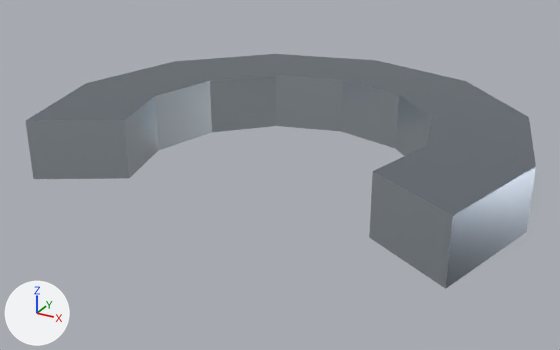
A saved change to the glTF model public/models/horseshoe.glb.
Both versions are drawn from a 50 mm camera at (0.134, -0.266, 0.11) aimed at (-0.006, -0.012, -0.017). The axes (+X, +Y, +Z) are drawn at lower left. The lights are the same throughout. The older version comes first. Vertices at exactly the same position are counted once.

Names of what the first picture shows: 'Horseshoe'.
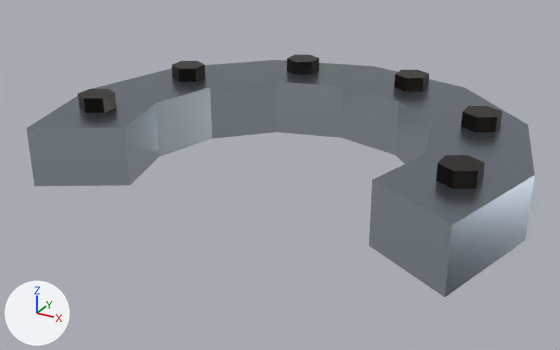
Diff of the bpy script that builds the scene:
```diff
--- a/public/models/horseshoe.glb.py
+++ b/public/models/horseshoe.glb.py
@@ me_horseshoe @@
 # used by ob_horseshoe; location = (0.0, 0.0, 0.0)
-me_horseshoe.from_pydata(...)  # 108 vertices, 188 faces; spans x -0.095..0.095, y -0.071..0.071, z -0.012..0.012
+me_horseshoe.from_pydata(...)  # 108 vertices, 188 faces; spans x -1.0..1.0, y -0.75..0.75, z -0.158..0.158
+# me_horseshoe part 1: the loose piece of 36 vertices spanning x -0.095..0.095, y -0.071..0.071, z -0.012..0.012 is multiplied about its middle by the matrix ((10.527, 0.0, 0.0), (0.0, 10.526, 0.0), (0.0, 0.0, 10.524)), then moved by (0.0, 0.0, -0.032)
+# me_horseshoe part 2: a new loose piece, a 6-sided cylinder along z spanning x 0.719..0.856, y -0.496..-0.338, z -0.053..0.158, in mat_ftn_metal
+# me_horseshoe part 3: a new loose piece, a 6-sided cylinder along z spanning x 0.637..0.774, y 0.059..0.217, z -0.053..0.158, in mat_ftn_metal
+# me_horseshoe part 4: a new loose piece, a 6-sided cylinder along z spanning x 0.212..0.349, y 0.426..0.584, z -0.053..0.158, in mat_ftn_metal
+# me_horseshoe part 5: a new loose piece, a 6-sided cylinder along z spanning x -0.349..-0.212, y 0.426..0.584, z -0.053..0.158, in mat_ftn_metal
+# me_horseshoe part 6: a new loose piece, a 6-sided cylinder along z spanning x -0.774..-0.637, y 0.059..0.217, z -0.053..0.158, in mat_ftn_metal
+# me_horseshoe part 7: a new loose piece, a 6-sided cylinder along z spanning x -0.856..-0.719, y -0.496..-0.338, z -0.053..0.158, in mat_ftn_metal
+# other edits to the shape of me_horseshoe do not show in these pictures
 me_horseshoe.materials.append(mat_ftn_metal)
@@ ob_horseshoe @@
 ob_horseshoe.location = (0.0, 0.0, 0.0)
+ob_horseshoe.scale = (0.095, 0.095, 0.095)
```

Pixel boxes (x1, y1, x2, y2) of what changed, in the pictures (560 x 350 px; the box of a moved part takes in the faces that stretch with it):
'Horseshoe', reshaped, rescaled: before (26, 54, 536, 289); after (26, 55, 535, 297)
part 1 of me_horseshoe, moved or reshaped: before (26, 54, 536, 289); after (26, 60, 535, 297)
part 2 of me_horseshoe, added: after (436, 155, 485, 189)
part 3 of me_horseshoe, added: after (461, 106, 502, 133)
part 4 of me_horseshoe, added: after (394, 70, 429, 92)
part 5 of me_horseshoe, added: after (287, 55, 319, 75)
part 6 of me_horseshoe, added: after (172, 61, 205, 82)
part 7 of me_horseshoe, added: after (78, 89, 116, 113)
